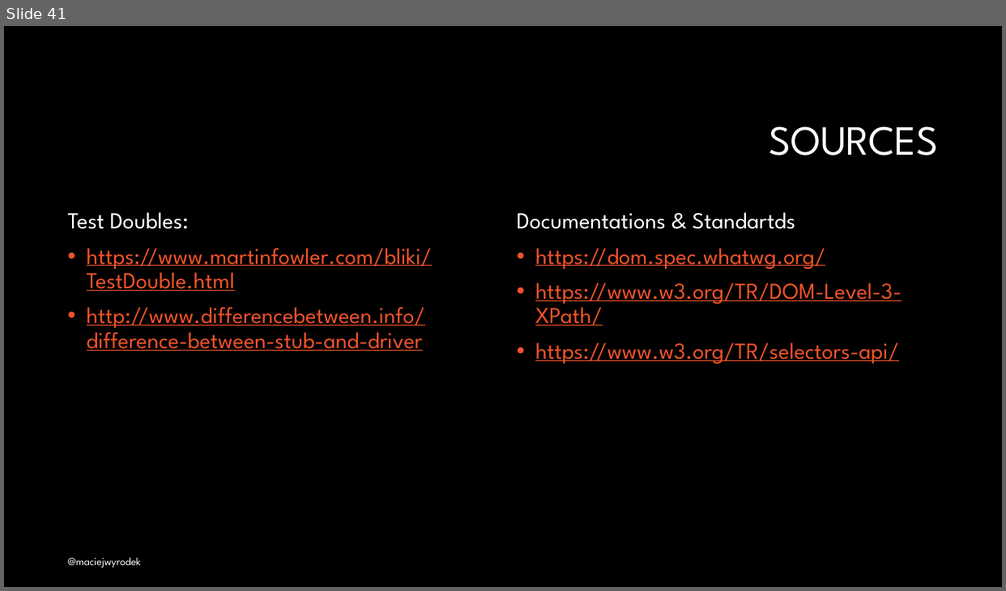
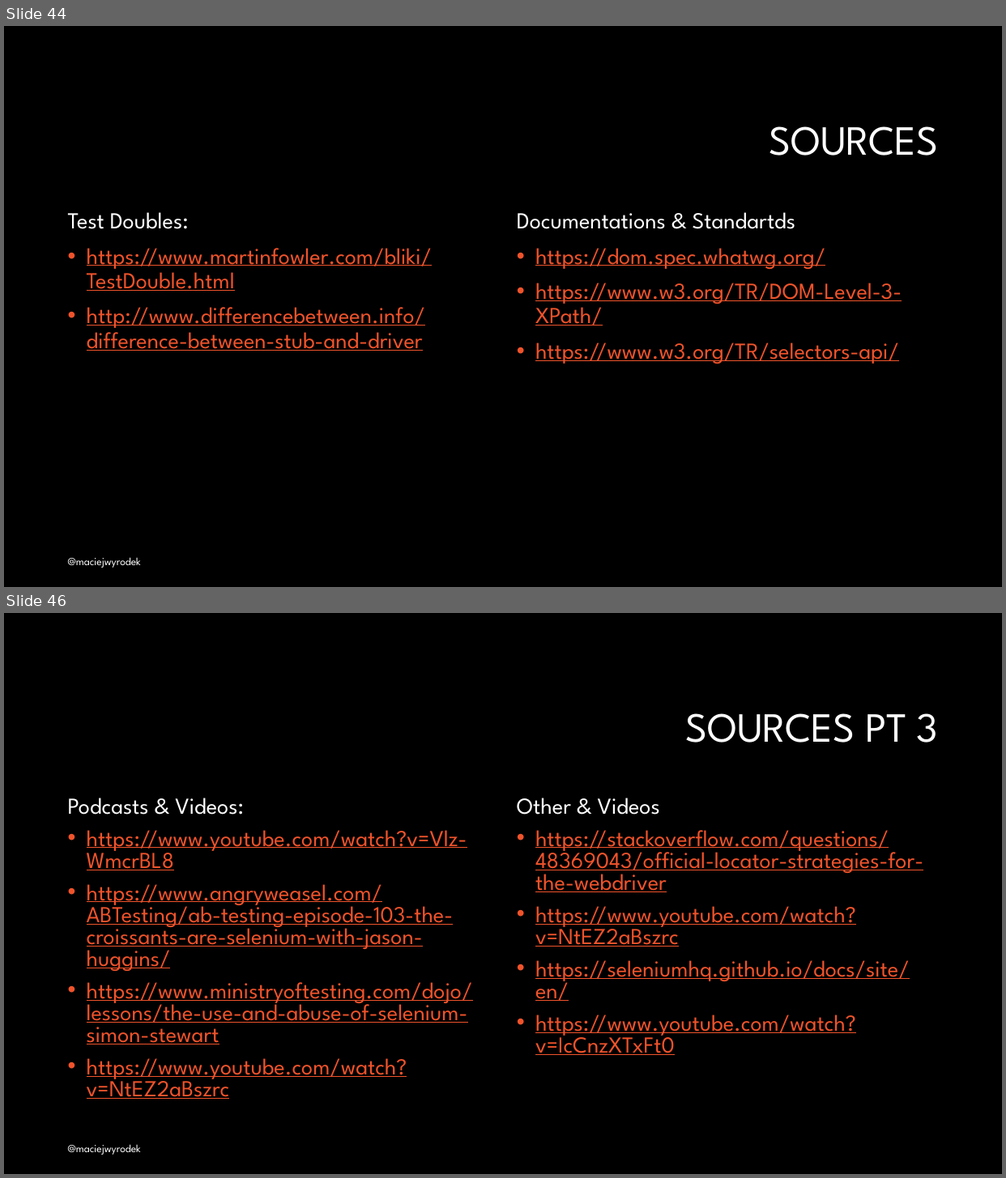
Before and after one commit to mwyrodek/SeleniumPresentation, a slide deck: docs/selenium.pptx. Shown one above the other, each under a label of ours: slide 41 before the commit, slides 44 and 46 after it; the slides between them are not shown. The pictures are 1006x591 and 1006x1178 pixels, drawn with LibreOffice and Linux fonts; fonts in the diff are those of the drawing; background and template pictures are left out. Boxes give left, top, right and bottom in pixels: in the first picture for what was removed or moved away, otherwise in the second. Text is boxed around its words. In the diff, an @@ line names an element or a change of style, - is before the commit and + after.

```diff
--- a/docs/selenium.pptx
+++ b/docs/selenium.pptx
@@ slide 46 added at (4,613,1002,1174), background #000000 @@
@@ title added at (685,713,938,743), 40 pt, text #FFFFFF @@
+SOURCES PT 3
@@ text added at (68,798,473,1099), 22 pt, text #F0532B, underline @@
+Podcasts & Videos:
+• https://www.youtube.com/watch?v=Vlz-WmcrBL8
+• https://www.angryweasel.com/ABTesting/ab-testing-episode-103-the-croissants-are-selenium-with-jason-huggins/
+• https://www.ministryoftesting.com/dojo/lessons/the-use-and-abuse-of-selenium-simon-stewart
+• https://www.youtube.com/watch?v=NtEZ2aBszrc
@@ text added at (517,798,923,1055), 22 pt, text #F0532B, underline @@
+Other & Videos
+• https://stackoverflow.com/questions/48369043/official-locator-strategies-for-the-webdriver
+• https://www.youtube.com/watch?v=NtEZ2aBszrc
+• https://seleniumhq.github.io/docs/site/en/
+• https://www.youtube.com/watch?v=IcCnzXTxFt0
@@ text added at (68,1144,141,1155), 10.5 pt, text #FFFFFF @@
+@maciejwyrodek
@@ what was slide 41 is now slide 44 @@
```
Also in this commit, not shown: 3 slides changed, 3 other slides added.
